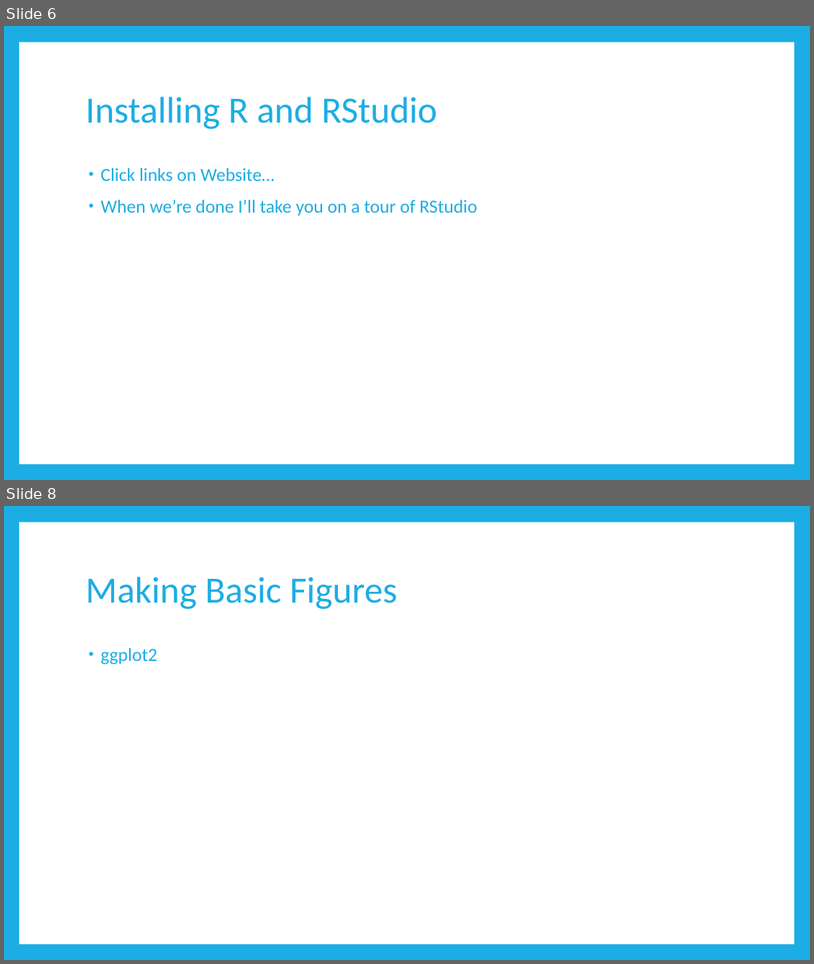
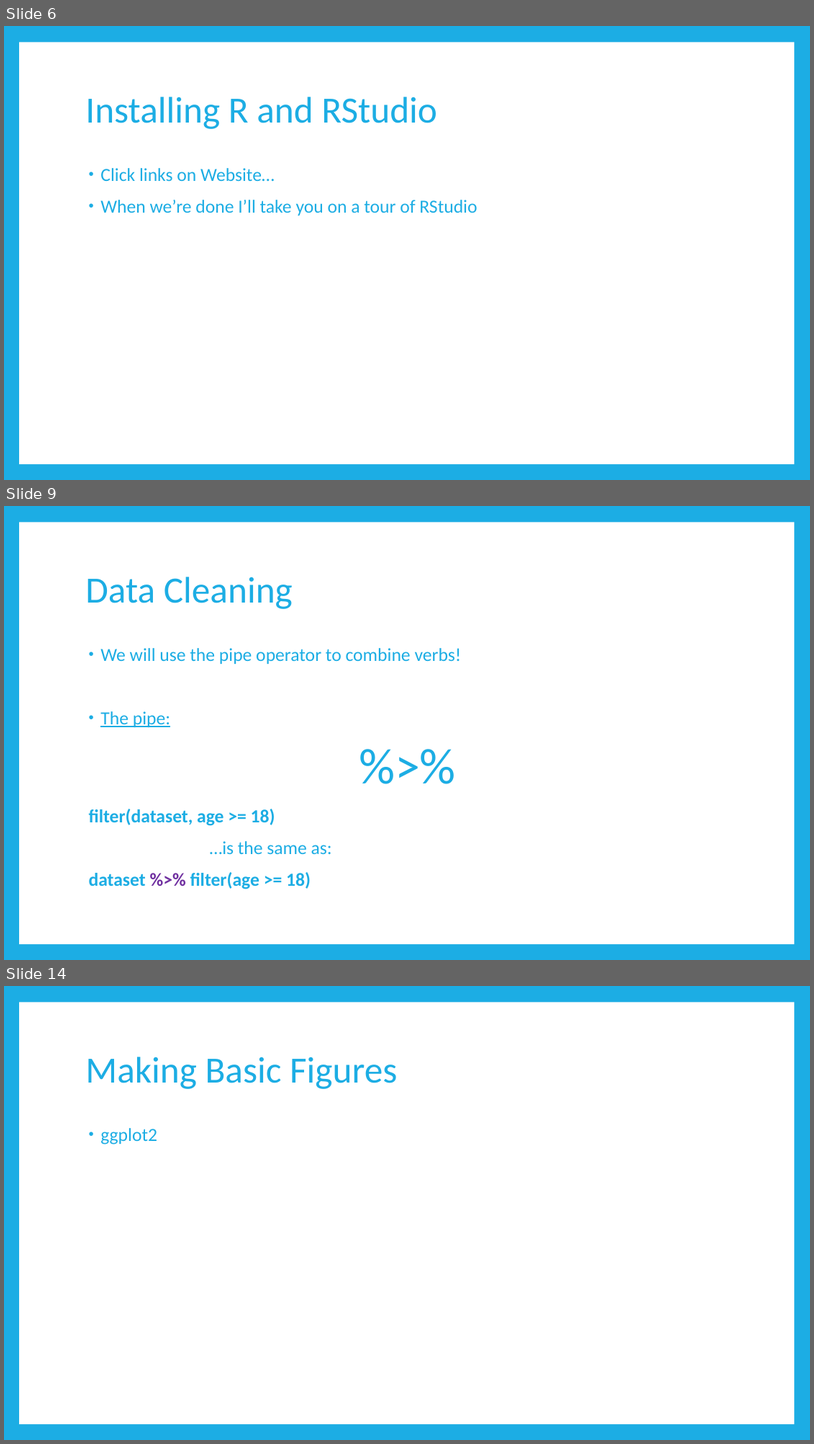
Before and after one commit to RandiLGarcia/smith-r-workshop, a slide deck: docs/Day 1 Slides.pptx. Shown one above the other, each under a label of ours: slides 6 and 8 before the commit, slides 6, 9 and 14 after it; the slides between them are not shown. The pictures are 814x964 and 814x1444 pixels, drawn with LibreOffice and Linux fonts; fonts in the diff are those of the drawing. Boxes give left, top, right and bottom in pixels: in the first picture for what was removed or moved away, otherwise in the second. Text is boxed around its words. In the diff, an @@ line names an element or a change of style, - is before the commit and + after.

```diff
--- a/docs/Day 1 Slides.pptx
+++ b/docs/Day 1 Slides.pptx
@@ slide 9 added at [4,506,810,960], background #1CADE4; not listed: 1 template element that a slide beside it also shows @@
@@ title added at [85,577,293,609], 44 pt, text #1CADE4 @@
+Data Cleaning
@@ text added at [89,648,462,889], 22 pt, text #1CADE4 @@
+• We will use the pipe operator to combine verbs!
+• The pipe:
+%>%
+filter(dataset, age >= 18)
+…is the same as:
+dataset %>% filter(age >= 18)
@@ what was slide 8 is now slide 14 @@
```
Also in this commit, not shown: 1 slide changed, 5 other slides added, 6 other files.
